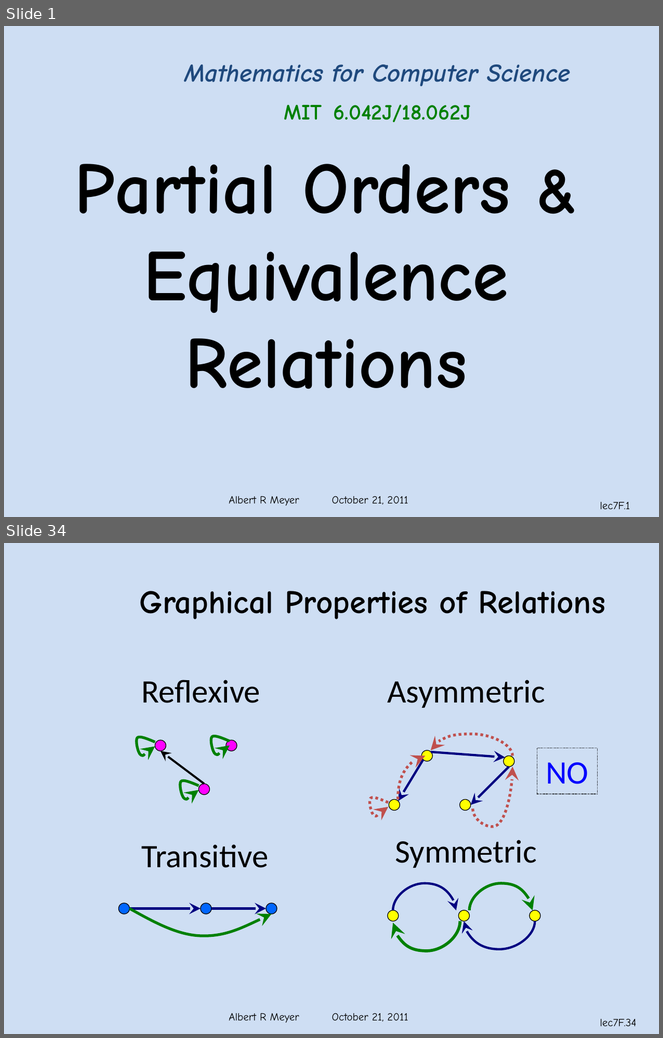
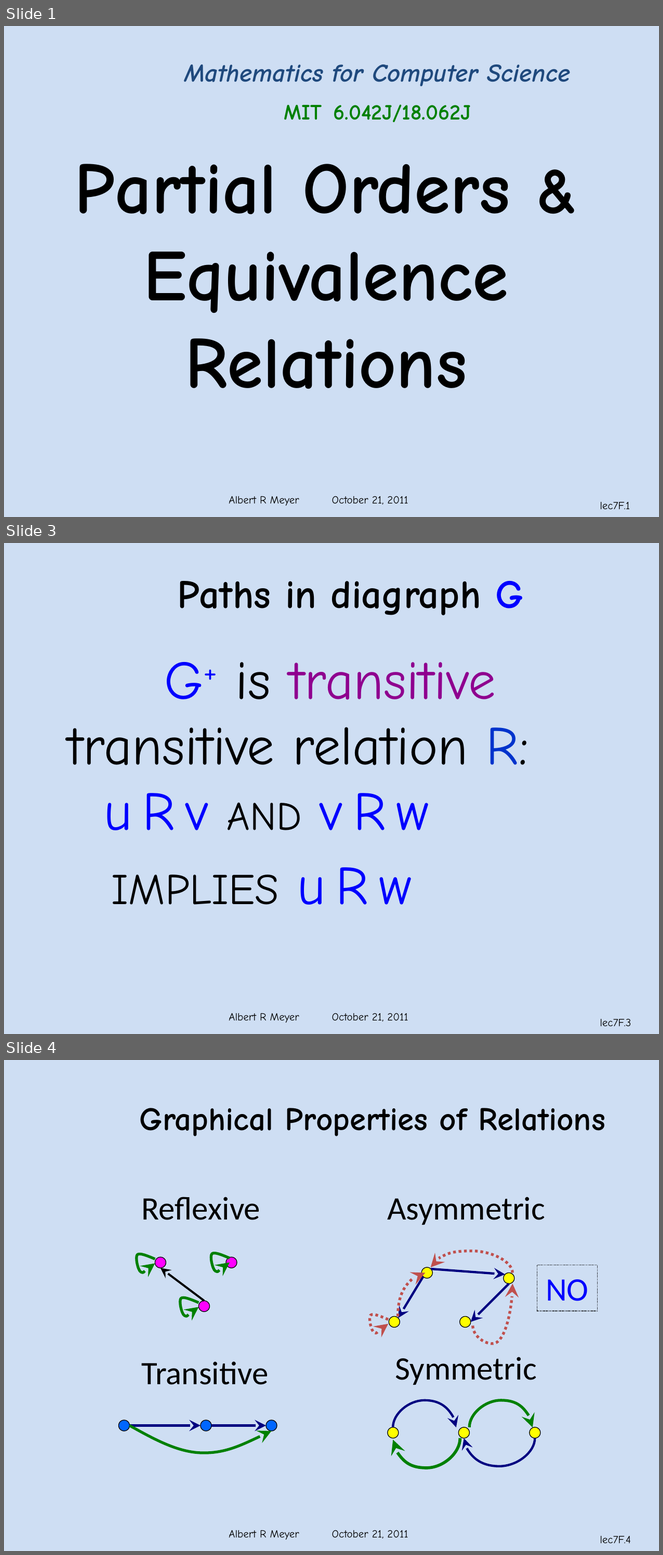
Before and after one commit to armeyer/mcs_web, a slide deck: fall11/slidesF11/slides7f.pptx. Shown one above the other, each under a label of ours: slides 1 and 34 before the commit, slides 1, 3 and 4 after it; the slides between them are not shown. The pictures are 663x1038 and 663x1555 pixels, drawn with LibreOffice and Linux fonts; fonts in the diff are those of the drawing; background and template pictures are left out. Boxes give left, top, right and bottom in pixels: in the first picture for what was removed or moved away, otherwise in the second. Text is boxed around its words. In the diff, an @@ line names an element or a change of style, - is before the commit and + after.

```diff
--- a/fall11/slidesF11/slides7f.pptx
+++ b/fall11/slidesF11/slides7f.pptx
@@ slide 3 added at [4,543,659,1034], background #C6D9F1 at 85% opacity; not listed: 2 template elements that a slide beside it also shows @@
@@ text added at [177,581,524,615], 44 pt, text #000000, bold @@
+Paths in diagraph G
@@ text added at [68,662,529,905], 60 pt, text #000000 @@
+G+ is transitive
+transitive relation R:
+u R v AND v R w
+IMPLIES u R w
@@ what was slide 34 is now slide 4 @@
@@ page number at [600,1536,631,1544]: text changed @@
-lec7F.34
+lec7F.4
```
Also in this commit, not shown: 1 other slide added, 1 slide removed.
